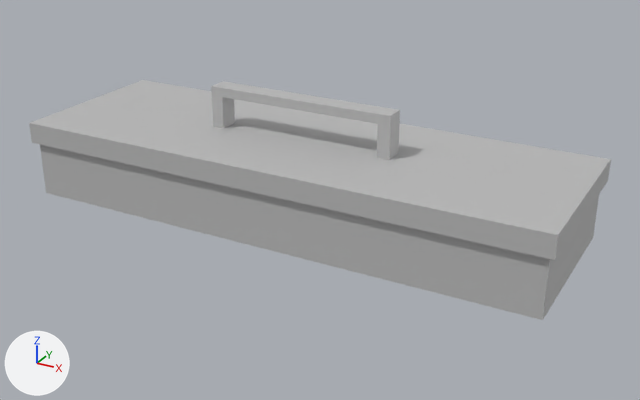
The FBX model FYP/Assets/Models/GUI/ToolBox.fbx as it was, and as the next commit left it.
Before and after are seen from a camera (50 mm lens) standing at (0.19, -0.34, 0.157) and looking at (0.01, -0.013, -0.007). Lighting does not change. The marker at lower left points along +X, +Y and +Z. Where no turn or scale is listed for an object, it has been applied to the vertices.

Names of what the first picture shows: 'ToolBox', 'Tool_BoxCover'.
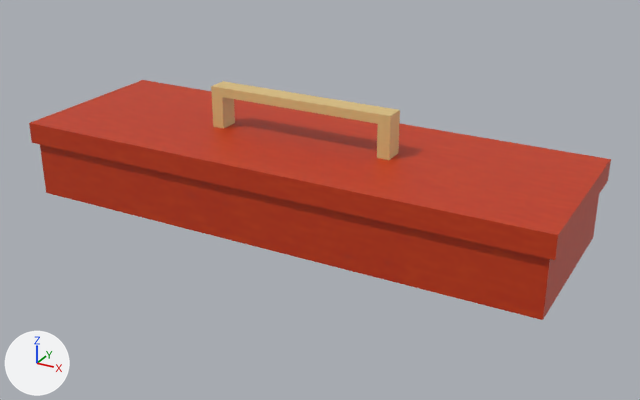
Changed parts and their boxes [x1, y1, x2, y2] in the pictures (640 x 400 px):
'Tool_BoxCover', recoloured (grey to red): [29, 80, 611, 260] in both
'ToolBox', recoloured (grey to red): [40, 145, 599, 320] in both

The edits, one by one:
Picture 'Tool_Box_D.tga' (img_tool_box_d_tga) is new.
Material 'Tool_Box' (mat_tool_box) is new.
Its texture is img_tool_box_d_tga.
me_mesh_001 has 40 vertices, 34 faces and spans x 0.0..0.255, y 0.0..0.085, z 0.0..0.03.
me_mesh_001 no longer uses material mat_lambert1 (grey #bcbcbc).
me_mesh_001 now uses material mat_tool_box (picture img_tool_box_d_tga).
me_mesh has 16 vertices, 14 faces and spans x -0.125..0.125, y -0.04..0.04, z -0.018..0.018.
me_mesh no longer uses material mat_lambert1 (grey #bcbcbc).
me_mesh now uses material mat_tool_box (picture img_tool_box_d_tga).
